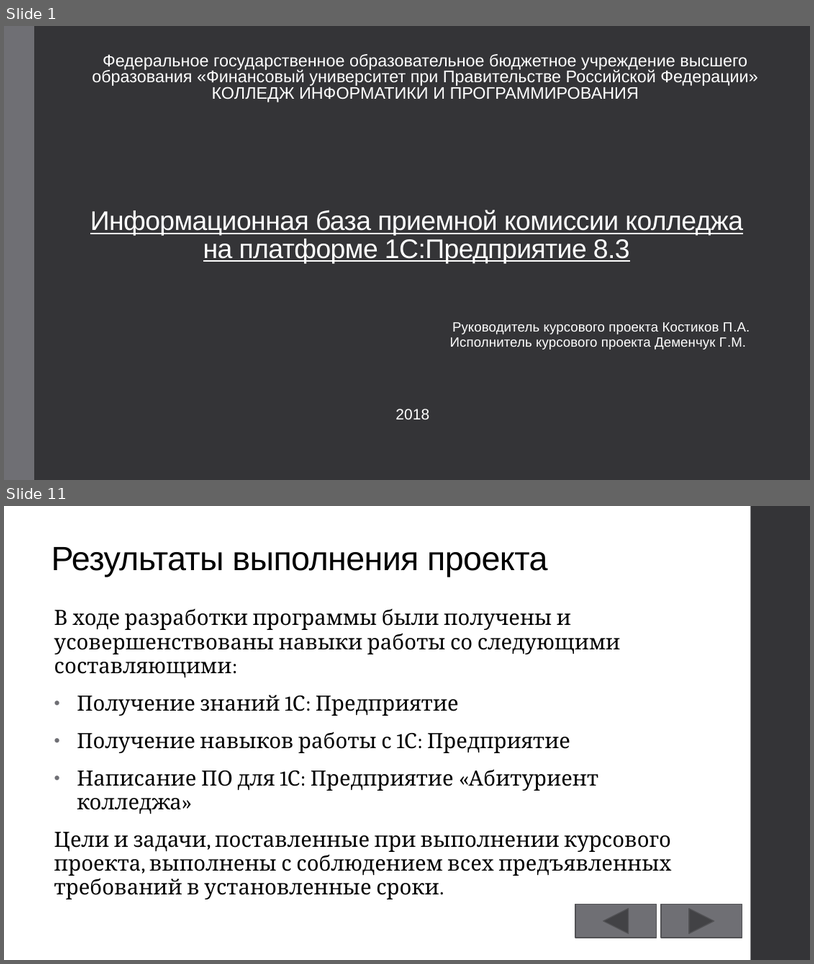
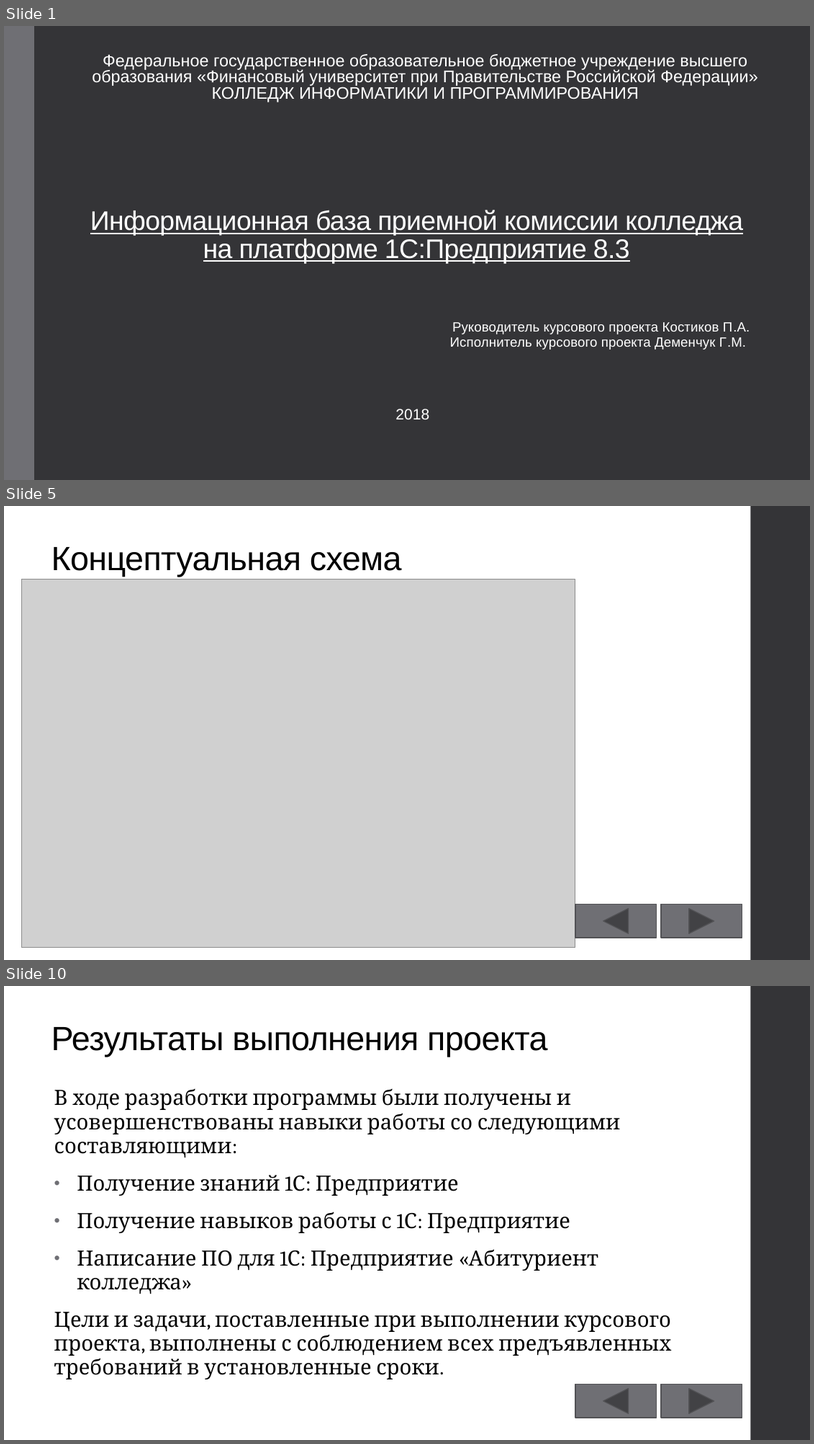
Before and after one commit to GeorgiyDemo/KIP, a slide deck: Course III/БД/1C/Курсовой/Презентация.pptx. Shown one above the other, each under a label of ours: slides 1 and 11 before the commit, slides 1, 5 and 10 after it; the slides between them are not shown. The pictures are 814x964 and 814x1444 pixels, drawn with LibreOffice and Linux fonts; fonts in the diff are those of the drawing; grey boxes stand for pictures. Boxes give left, top, right and bottom in pixels: in the first picture for what was removed or moved away, otherwise in the second. Text is boxed around its words. In the diff, an @@ line names an element or a change of style, - is before the commit and + after.

```diff
--- a/Course III/БД/1C/Курсовой/Презентация.pptx
+++ b/Course III/БД/1C/Курсовой/Презентация.pptx
@@ slide 5 added at bbox=[4, 506, 810, 960], background #FFFFFF; not listed: 1 template element that a slide beside it also shows @@
@@ title added at bbox=[52, 547, 402, 577], 40 pt, text #000000 @@
+Концептуальная схема
@@ picture added at bbox=[21, 579, 576, 947] @@
@@ action button back previous added at bbox=[576, 904, 657, 937], fill #6F6F74, outline #525256 1.1 pt @@
@@ action button forward next added at bbox=[661, 904, 743, 937], fill #6F6F74, outline #525256 1.1 pt @@
@@ what was slide 11 is now slide 10 @@
```
Also in this commit, not shown: 4 slides changed, 3 other slides added, 5 slides removed, 1 other file.
